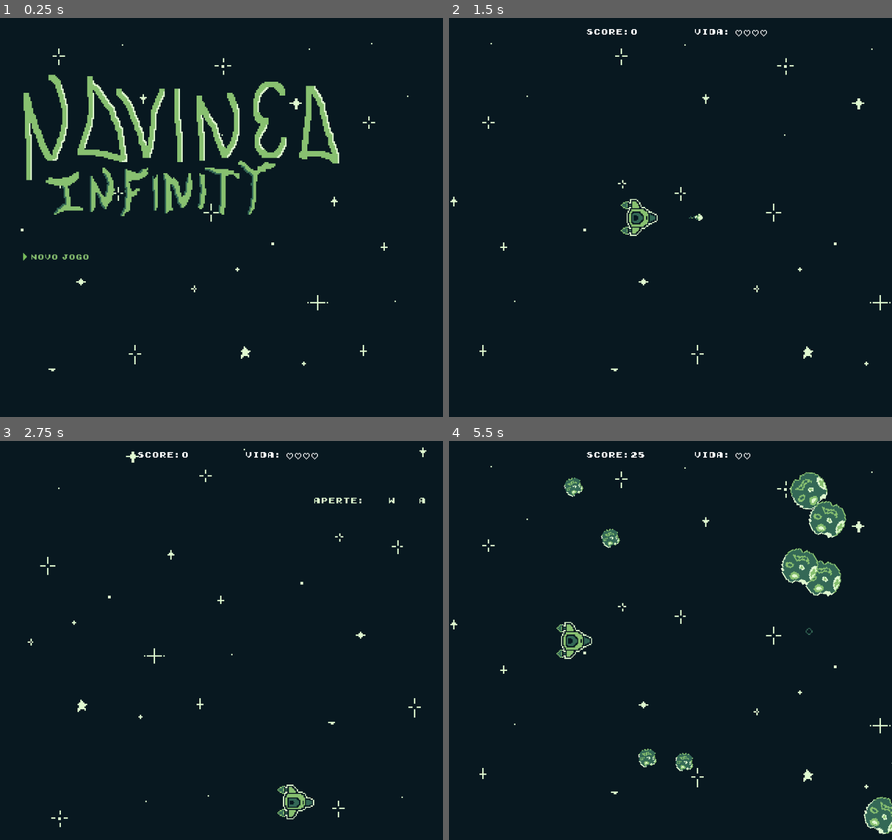
Above: before the commit, frames 1-4 (two rows, left to right).
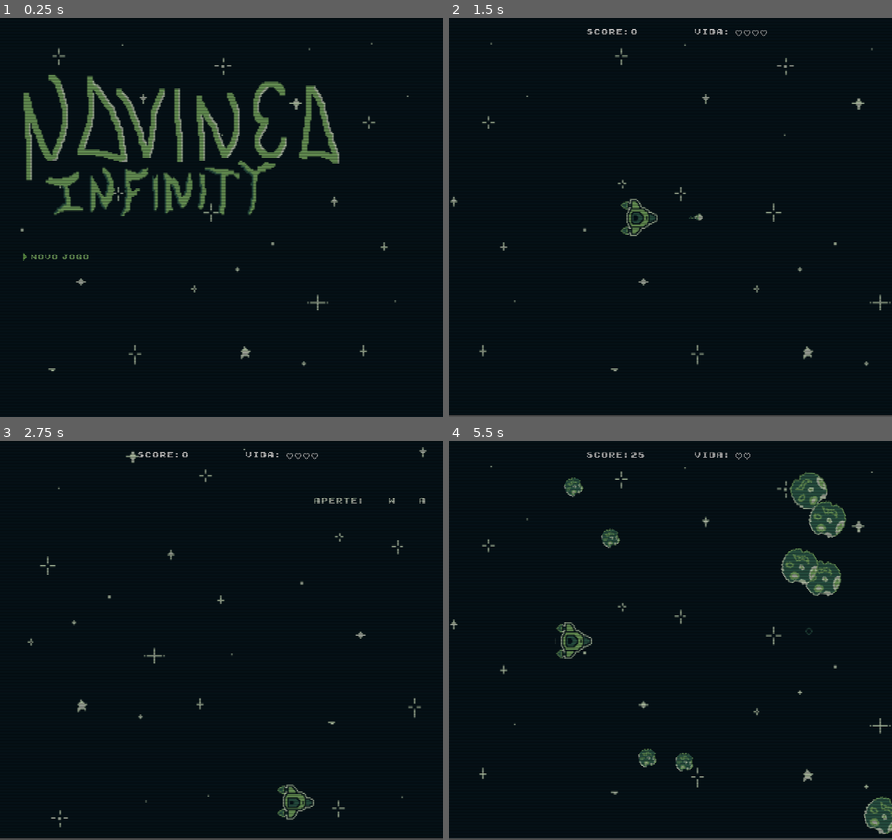
Above: after the commit, the same moments.

Repository: kawasousa/NavineaInfinity
Game: Godot game, scene res://scenes/menus/start_menu.tscn
Two runs of this game, one before a commit and one after it. Both use one fixed random seed, a clock stepped at 60 frames per second and the inputs below.
Inputs:
- Up to frame 1 (0.25 s): no input
- Up to frame 2 (1.5 s): click "Novo Jogo" at 0.5 s; tap Enter (ui_accept) at 1.25 s; hold Right (ui_right) from 1.28 s (still down); tap K (shoot) at 1.35 s
- Up to frame 3 (2.75 s): tap Enter (ui_accept) at 1.52, 2.27 s; release Right (ui_right) at 2.03 s; hold Down (ui_down) from 2.03 s (still down); tap K (shoot) at 2.1 s
- Up to frame 4 (5.5 s): release Down (ui_down) at 2.78 s; hold Right (ui_right) 2.78-3.53 s; tap K (shoot) every 0.75 s from 2.85 to 5.1 s; hold Up (ui_up) 3.53-4.28 s; tap Enter (ui_accept) at 3.77, 4.52, 5.27 s; hold Left (ui_left) from 4.28 s (still down)

The runs differ from the first frame. In frame 1, 19% of the frame differs, in the area x 0-100%, y 0-100%; in frame 2, 15%; in frame 3, 15%; in frame 4, 17%.

Commit message:
feat: crt shader added

Diff:
--- a/Navinea Infinity/project.godot
+++ b/Navinea Infinity/project.godot
@@ -29,10 +29,7 @@
 [file_customization]
 
 folder_colors={
-"res://assets/": "yellow",
-"res://fonts/": "blue",
-"res://scenes/": "orange",
-"res://scripts/": "green"
+"res://fonts/": "blue"
 }
 
 [gui]
--- a/Navinea Infinity/scenes/menus/game_over_menu.tscn
+++ b/Navinea Infinity/scenes/menus/game_over_menu.tscn
@@ -1,25 +1,10 @@
-[gd_scene load_steps=19 format=3 uid="uid://dv4ua640tlm6o"]
+[gd_scene load_steps=18 format=3 uid="uid://dv4ua640tlm6o"]
 
 [ext_resource type="Script" path="res://scripts/menus/game_over_menu.gd" id="1_rbyxm"]
 [ext_resource type="Texture2D" uid="uid://dtfiij6mhsi60" path="res://assets/game_over_screen.png" id="2_v5y55"]
 [ext_resource type="Theme" uid="uid://cmwgba5ocfaeu" path="res://themes/game_over.tres" id="3_cqc4q"]
 [ext_resource type="FontFile" uid="uid://bo7ehhwxixleb" path="res://fonts/Early GameBoy.ttf" id="4_054d1"]
 [ext_resource type="Texture2D" uid="uid://c1afcv5revpql" path="res://assets/button_icon.png" id="5_pr7po"]
-
-[sub_resource type="Animation" id="Animation_pst2x"]
-length = 0.001
-tracks/0/type = "value"
-tracks/0/imported = false
-tracks/0/enabled = true
-tracks/0/path = NodePath(".:position")
-tracks/0/interp = 1
-tracks/0/loop_wrap = true
-tracks/0/keys = {
-"times": PackedFloat32Array(0),
-"transitions": PackedFloat32Array(1),
-"update": 0,
-"values": [Vector2(0, -6.134)]
-}
 
 [sub_resource type="Animation" id="Animation_e84m7"]
 resource_name = "floating"
@@ -40,7 +25,6 @@
 
 [sub_resource type="AnimationLibrary" id="AnimationLibrary_0i2ik"]
 _data = {
-"RESET": SubResource("Animation_pst2x"),
 "floating": SubResource("Animation_e84m7")
 }
 
--- a/Navinea Infinity/scenes/menus/level.tscn
+++ b/Navinea Infinity/scenes/menus/level.tscn
@@ -1,12 +1,23 @@
-[gd_scene load_steps=9 format=3 uid="uid://djobv0rw41w8o"]
+[gd_scene load_steps=12 format=3 uid="uid://djobv0rw41w8o"]
 
 [ext_resource type="Script" path="res://scripts/menus/level.gd" id="1_7xslx"]
 [ext_resource type="Texture2D" uid="uid://cp8ov6sftk706" path="res://assets/background.png" id="1_ssecl"]
 [ext_resource type="PackedScene" uid="uid://bdmeuno5tx0gb" path="res://scenes/entities/player.tscn" id="2_eng7i"]
 [ext_resource type="Shader" path="res://shader/level.gdshader" id="2_i8qum"]
+[ext_resource type="Shader" path="res://shader/crt.gdshader" id="2_k8skh"]
 [ext_resource type="PackedScene" uid="uid://c2us8qxbbrurn" path="res://scenes/menus/hud.tscn" id="5_3248w"]
 [ext_resource type="PackedScene" uid="uid://dgw6vtudok5tv" path="res://scenes/menus/tutorial.tscn" id="7_eedix"]
 [ext_resource type="PackedScene" uid="uid://dv4ua640tlm6o" path="res://scenes/menus/game_over_menu.tscn" id="7_xl6ra"]
+
+[sub_resource type="ShaderMaterial" id="ShaderMaterial_vgi6w"]
+shader = ExtResource("2_k8skh")
+shader_parameter/scanline_size = 2.0
+shader_parameter/distortion_amount = 0.0
+shader_parameter/time_speed = 0.5
+shader_parameter/brightness = 1.3
+
+[sub_resource type="ViewportTexture" id="ViewportTexture_pmg1w"]
+viewport_path = NodePath("SubViewportContainer/SubViewport")
 
 [sub_resource type="ShaderMaterial" id="ShaderMaterial_dmqfg"]
 shader = ExtResource("2_i8qum")
@@ -18,40 +29,55 @@
 anchors_preset = 0
 script = ExtResource("1_7xslx")
 
-[node name="background" type="TextureRect" parent="."]
+[node name="SubViewportContainer" type="SubViewportContainer" parent="."]
+offset_right = 40.0
+offset_bottom = 40.0
+
+[node name="TextureRect" type="TextureRect" parent="SubViewportContainer"]
+material = SubResource("ShaderMaterial_vgi6w")
+layout_mode = 2
+texture = SubResource("ViewportTexture_pmg1w")
+
+[node name="SubViewport" type="SubViewport" parent="SubViewportContainer"]
+handle_input_locally = false
+size = Vector2i(960, 860)
+render_target_update_mode = 4
+
+[node name="background" type="TextureRect" parent="SubViewportContainer/SubViewport"]
 texture_repeat = 2
 material = SubResource("ShaderMaterial_dmqfg")
-layout_mode = 0
+offset_right = 320.0
+offset_bottom = 288.0
 scale = Vector2(3, 3)
 texture = ExtResource("1_ssecl")
 
-[node name="ship" parent="." instance=ExtResource("2_eng7i")]
+[node name="ship" parent="SubViewportContainer/SubViewport" instance=ExtResource("2_eng7i")]
 position = Vector2(360, 432)
 scale = Vector2(2.5, 2.5)
 motion_mode = 1
 
-[node name="shoot_group" type="Node" parent="."]
+[node name="shoot_group" type="Node" parent="SubViewportContainer/SubViewport"]
 editor_description = "Nesse grupo serão adicionadas (a partir da função shoot() em ship.gd) as instâncias dos tiros (shoot)"
 
-[node name="asteroids_group" type="Node2D" parent="."]
+[node name="asteroids_group" type="Node2D" parent="SubViewportContainer/SubViewport"]
 
-[node name="asteroid_spawn_timer" type="Timer" parent="."]
+[node name="asteroid_spawn_timer" type="Timer" parent="SubViewportContainer/SubViewport"]
 wait_time = 0.2
 autostart = true
 
-[node name="increase_ast_speed_timer" type="Timer" parent="."]
+[node name="increase_ast_speed_timer" type="Timer" parent="SubViewportContainer/SubViewport"]
 autostart = true
 
-[node name="Canvas" type="Node2D" parent="."]
+[node name="Canvas" type="Node2D" parent="SubViewportContainer/SubViewport"]
 
-[node name="hud" parent="Canvas" instance=ExtResource("5_3248w")]
+[node name="hud" parent="SubViewportContainer/SubViewport/Canvas" instance=ExtResource("5_3248w")]
 
-[node name="tutorial" parent="Canvas" instance=ExtResource("7_eedix")]
+[node name="tutorial" parent="SubViewportContainer/SubViewport/Canvas" instance=ExtResource("7_eedix")]
 
-[node name="game_over_menu" parent="Canvas" instance=ExtResource("7_xl6ra")]
+[node name="game_over_menu" parent="SubViewportContainer/SubViewport/Canvas" instance=ExtResource("7_xl6ra")]
 visible = false
 
-[node name="explosion_group" type="Node2D" parent="."]
+[node name="explosion_group" type="Node2D" parent="SubViewportContainer/SubViewport"]
 
-[connection signal="timeout" from="asteroid_spawn_timer" to="." method="_on_asteroid_spawn_timer_timeout"]
-[connection signal="timeout" from="increase_ast_speed_timer" to="." method="_on_increase_ast_speed_timer_timeout"]
+[connection signal="timeout" from="SubViewportContainer/SubViewport/asteroid_spawn_timer" to="." method="_on_asteroid_spawn_timer_timeout"]
+[connection signal="timeout" from="SubViewportContainer/SubViewport/increase_ast_speed_timer" to="." method="_on_increase_ast_speed_timer_timeout"]
--- a/Navinea Infinity/scenes/menus/start_menu.tscn
+++ b/Navinea Infinity/scenes/menus/start_menu.tscn
@@ -6,10 +6,21 @@
 [ext_resource type="Texture2D" uid="uid://c4v077q3uxy3g" path="res://assets/start_screen.png" id="2_x745w"]
 [ext_resource type="Theme" uid="uid://cmwgba5ocfaeu" path="res://themes/game_over.tres" id="5_c7rbd"]
 [ext_resource type="Texture2D" uid="uid://c1afcv5revpql" path="res://assets/button_icon.png" id="6_iawxg"]
+[ext_resource type="Shader" path="res://shader/crt.gdshader" id="7_sggou"]
 
 [sub_resource type="ShaderMaterial" id="ShaderMaterial_2vxr7"]
 shader = ExtResource("2_ouu23")
 shader_parameter/vel = -0.025
+
+[sub_resource type="ShaderMaterial" id="ShaderMaterial_uj3ce"]
+shader = ExtResource("7_sggou")
+shader_parameter/scanline_size = 2.0
+shader_parameter/distortion_amount = 0.0
+shader_parameter/time_speed = 0.5
+shader_parameter/brightness = 1.3
+
+[sub_resource type="ViewportTexture" id="ViewportTexture_3d30q"]
+viewport_path = NodePath("SubViewportContainer/SubViewport")
 
 [node name="start_menu" type="Control"]
 layout_mode = 3
@@ -20,10 +31,22 @@
 grow_vertical = 2
 script = ExtResource("1_spu02")
 
-[node name="background" type="TextureRect" parent="."]
+[node name="SubViewportContainer" type="SubViewportContainer" parent="."]
+layout_mode = 1
+anchors_preset = 15
+anchor_right = 1.0
+anchor_bottom = 1.0
+grow_horizontal = 2
+grow_vertical = 2
+
+[node name="SubViewport" type="SubViewport" parent="SubViewportContainer"]
+handle_input_locally = false
+size = Vector2i(960, 864)
+render_target_update_mode = 4
+
+[node name="background" type="TextureRect" parent="SubViewportContainer/SubViewport"]
 texture_repeat = 2
 material = SubResource("ShaderMaterial_2vxr7")
-layout_mode = 1
 anchors_preset = 15
 anchor_right = 1.0
 anchor_bottom = 1.0
@@ -31,8 +54,7 @@
 grow_vertical = 2
 texture = ExtResource("1_hv3ot")
 
-[node name="game_title" type="TextureRect" parent="."]
-layout_mode = 1
+[node name="game_title" type="TextureRect" parent="SubViewportContainer/SubViewport"]
 anchors_preset = 15
 anchor_right = 1.0
 anchor_bottom = 1.0
@@ -40,8 +62,7 @@
 grow_vertical = 2
 texture = ExtResource("2_x745w")
 
-[node name="start" type="Button" parent="."]
-layout_mode = 2
+[node name="start" type="Button" parent="SubViewportContainer/SubViewport"]
 offset_left = 50.0
 offset_top = 508.0
 offset_right = 250.0
@@ -55,4 +76,9 @@
 icon = ExtResource("6_iawxg")
 alignment = 0
 
-[connection signal="pressed" from="start" to="." method="_on_start_pressed"]
+[node name="TextureRect" type="TextureRect" parent="SubViewportContainer"]
+material = SubResource("ShaderMaterial_uj3ce")
+layout_mode = 2
+texture = SubResource("ViewportTexture_3d30q")
+
+[connection signal="pressed" from="SubViewportContainer/SubViewport/start" to="." method="_on_start_pressed"]
--- a/Navinea Infinity/scripts/menus/level.gd
+++ b/Navinea Infinity/scripts/menus/level.gd
@@ -1,8 +1,9 @@
 extends Control
 class_name Level
 
-@onready var background_material: ShaderMaterial = $background.material
-@onready var game_over_menu = $Canvas/game_over_menu
+@onready var background_material: ShaderMaterial = $SubViewportContainer/SubViewport/background.material
+@onready var game_over_menu = $SubViewportContainer/SubViewport/Canvas/game_over_menu
+@onready var asteroid_groups = $SubViewportContainer/SubViewport/asteroids_group
 var displacement: int = 0
 var pre_asteroid = preload("res://scenes/entities/asteroid.tscn")
 var speed_factor : int = 1
@@ -19,8 +20,8 @@
 func _on_asteroid_spawn_timer_timeout() -> void:
 	if can_spawn_enemies == true:
 		var asteroid = pre_asteroid.instantiate()
-		get_node("asteroids_group").add_child(asteroid)
 		asteroid.global_position = Vector2(1030,  (randi() % 867))
+		asteroid_groups.add_child(asteroid)
 
 ## Timer que controla a velocidade dos asteroids criados
 func _on_increase_ast_speed_timer_timeout() -> void:
--- a/Navinea Infinity/scripts/menus/start_menu.gd
+++ b/Navinea Infinity/scripts/menus/start_menu.gd
@@ -1,6 +1,6 @@
 extends Control
 
-@onready var start_button: Button = $start
+@onready var start_button: Button = $SubViewportContainer/SubViewport/start
 
 func _ready() -> void:
 	start_button.grab_focus()
--- /dev/null
+++ b/Navinea Infinity/shader/crt.gdshader
@@ -0,0 +1,31 @@
+shader_type canvas_item;
+
+uniform float scanline_size : hint_range(1.0, 4.0) = 2.0;
+uniform float distortion_amount = 0.0;
+uniform float time_speed : hint_range(0.0, 10.0) = 0.5;
+uniform float brightness : hint_range(0.0, 2.0) = 1.3; // Adicionando controle de brilho
+
+void fragment() {
+    vec2 resolution = vec2(textureSize(TEXTURE, 0));
+    vec2 uv = FRAGCOORD.xy / resolution;
+
+    // Calculate time-based distortion
+    float time = TIME * time_speed;
+
+    // Simulate scanlines
+    float scanline = sin((uv.y + time) * resolution.y * scanline_size) * 0.5 + 0.5;
+
+    // Apply CRT distortion
+    uv.x += distortion_amount * sin((uv.y + time) * 3.14159265 * 2.0);
+    uv.y += distortion_amount * sin((uv.x + time) * 3.14159265 * 2.0);
+
+    vec4 color = texture(TEXTURE, uv);
+
+    // Apply scanline effect to the color
+    color.rgb *= scanline;
+
+    // Ajuste de brilho
+    color.rgb *= brightness;
+
+    COLOR = color;
+}
Not shown: 1 places in Navinea Infinity/scenes/menus/game_over_menu.tscn that only renumber resources
Not shown: 1 places in Navinea Infinity/scenes/menus/start_menu.tscn that only renumber resources
